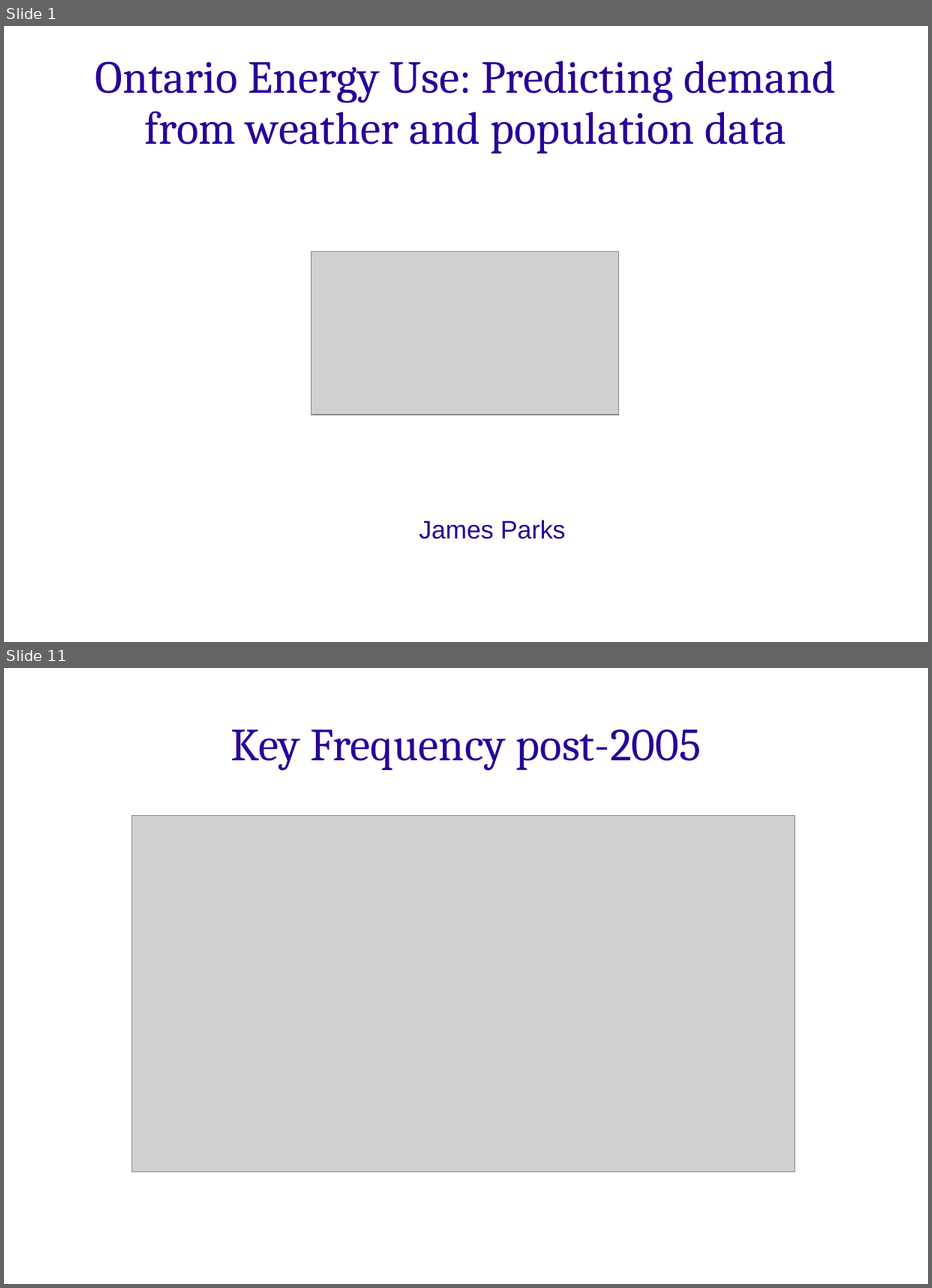
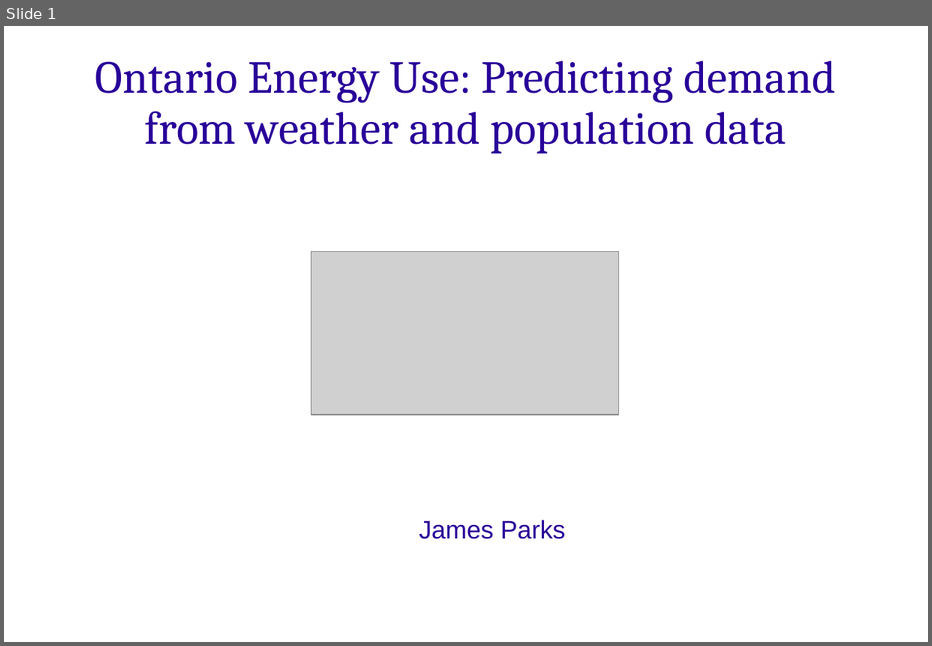
Before and after one commit to james-parks/Project2, a slide deck: capstone_project_presentation_energy.ppt. Shown one above the other, each under a label of ours: slides 1 and 11 before the commit, slide 1 after it; the slides between them are not shown. The pictures are 932x1288 and 932x646 pixels, drawn with LibreOffice and Linux fonts; fonts in the diff are those of the drawing; grey boxes stand for pictures; background and template pictures are left out. Boxes give left, top, right and bottom in pixels: in the first picture for what was removed or moved away, otherwise in the second. Text is boxed around its words. In the diff, an @@ line names an element or a change of style, - is before the commit and + after.

```diff
--- a/capstone_project_presentation_energy.ppt
+++ b/capstone_project_presentation_energy.ppt
@@ slide 11 removed at [4, 668, 928, 1284], background picture (left out) @@
@@ text removed at [230, 730, 701, 771] @@
-Key Frequency post-2005
@@ picture removed at [132, 816, 795, 1172] @@
```
Also in this commit, not shown: 1 slide changed, 10 slides added, 11 other slides removed, 2 other files.
